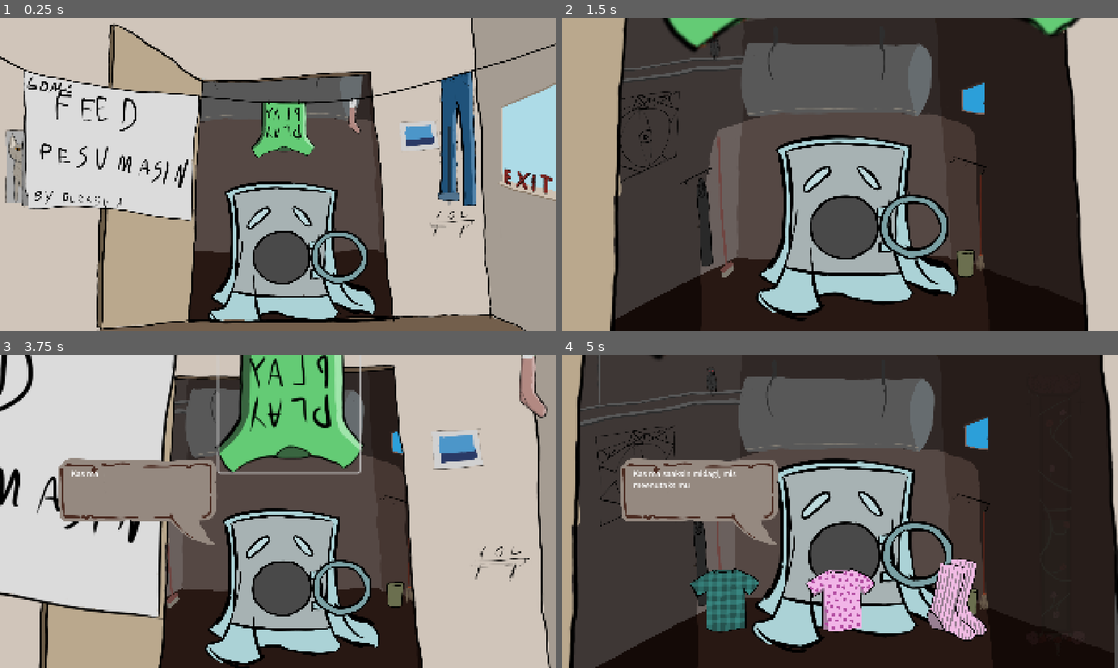
Above: before the commit, frames 1-4 (two rows, left to right).
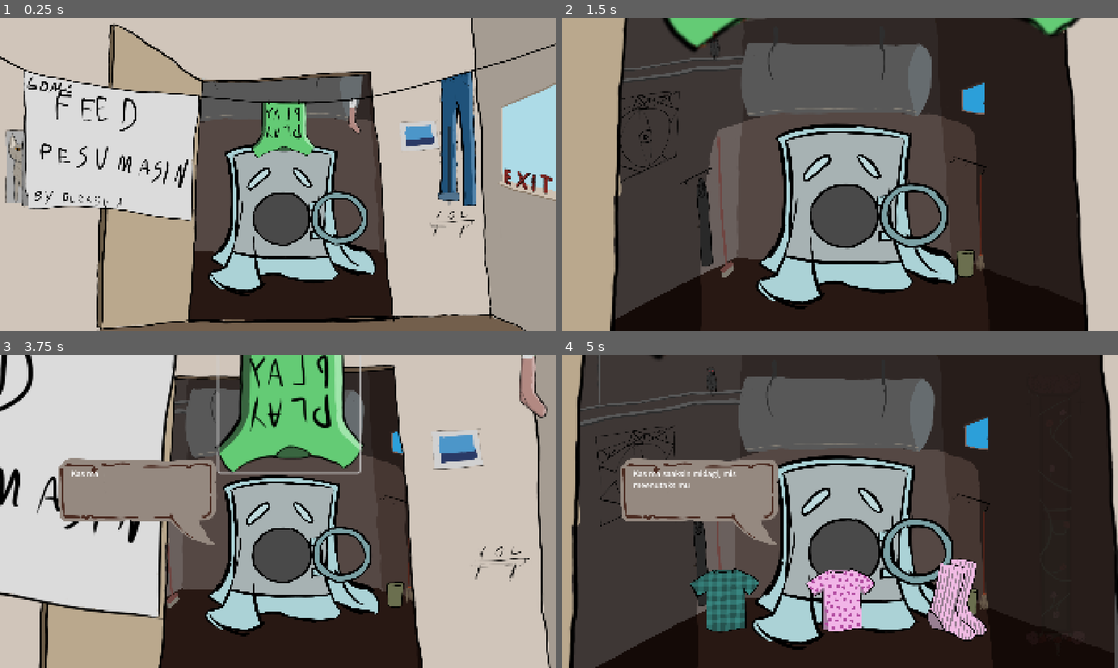
Above: after the commit, the same moments.

Repository: Kuulimagnaat/mangujamm2026
Game: Godot game, scene res://main.tscn
The game is run twice, just before and just after one commit, with the same random seed, the same clock (stepped at 60 frames per second) and the same inputs.
Inputs (mouse positions are in pixels of both pictures, inside the frame that each line leads up to):
- Up to frame 1 (0.25 s): no input
- Up to frame 2 (1.5 s): click (845, 127) at 0.5 s; move the mouse to (845, 233) at 1.27 s; press the mouse at (845, 233) at 1.28 s
- Up to frame 3 (3.75 s): move the mouse to (166, 527) at 2.02 s; release the mouse at (166, 527) at 2.03 s; tap Up (lisa) at 2.1, 3.6 s; move the mouse to (333, 442) at 2.77 s; press the mouse at (333, 442) at 2.78 s; tap Enter at 3.5 s; move the mouse to (250, 574) at 3.52 s; release the mouse at (250, 574) at 3.53 s
- Up to frame 4 (5 s): move the mouse to (840, 599) at 4.27 s; press the mouse at (840, 599) at 4.28 s

The runs differ from the first frame. In frame 1, 11% of the frame differs, in the area x 37-68%, y 40-97%; in frame 2, 9.3%; in frame 3, 12%, in the area x 36-69%, y 38-100%; in frame 4, 4.4%.

Commit message:
Pesumasina liikumine paika

Diff:
--- a/proj/main.tscn
+++ b/proj/main.tscn
@@ -96,7 +96,7 @@
 "times": PackedFloat32Array(0, 2),
 "transitions": PackedFloat32Array(0.5, 1),
 "update": 0,
-"values": [Vector2(0, 234.885), Vector2(0, 71.46)]
+"values": [Vector2(0, 100.5), Vector2(0, 71.46)]
 }
 tracks/6/type = "value"
 tracks/6/imported = false
@@ -304,7 +304,7 @@
 libraries/ = SubResource("AnimationLibrary_efxa6")
 
 [node name="Pesumasin" parent="." unique_id=1650951301 instance=ExtResource("10_4c57u")]
-position = Vector2(0, 234.885)
+position = Vector2(0, 100.5)
 scale = Vector2(0.776, 0.776)
 
 [node name="sarknupp" type="Node2D" parent="." unique_id=1262396135]
